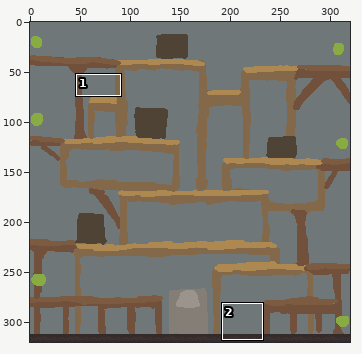
Sprite sheet, stored at machine/machine.png. Above: a wide view before the commit, with the close-up outlined.
Close-up. As it was:
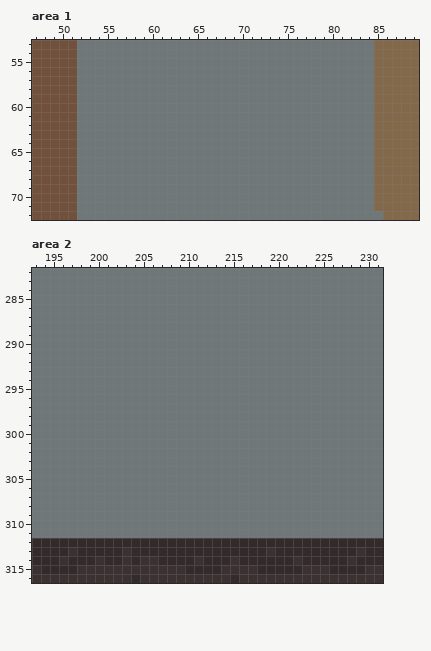
The file is 320x320 pixels. Shown: area 1: x 47..89, y 53..72; area 2: x 193..231, y 282..316. The commit also changed other parts of the picture, which this record leaves out.
Once edited:
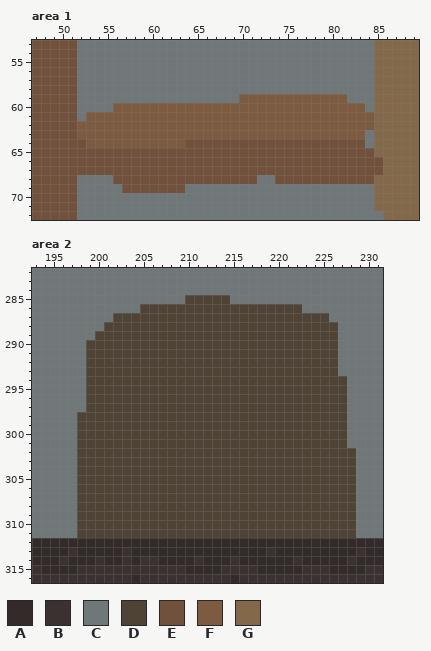
Palette (. is transparent): A #332a2a  B #3b3131  C #707778  D #4e4335  E #72513c  F #7c5b41  G #83684a
Difference:
Changed rows in their new state; - is an unchanged pixel.
Area 1:
first column x 52:
59 ------------------FFFFFFFFFFFF----
60 ----FFFFFFFFFFFFFFFFFFFFFFFFFFFF--
61 -FFFFFFFFFFFFFFFFFFFFFFFFFFFFFFFF-
62 FFFFFFFFFFFFFFFFFFFFFFFFFFFFFFFFF-
63 FFFFFFFFFFFFFFFFFFFFFFFFFFFFFFFF--
64 EFFFFFFFFFFFEEEEEEEEEEEEEEEEEEEE--
65 EEEEEEEEEEEEEEEEEEEEEEEEEEEEEEEEE-
66 EEEEEEEEEEEEEEEEEEEEEEEEEEEEEEEEEE
67 EEEEEEEEEEEEEEEEEEEEEEEEEEEEEEEEEE
68 ----EEEEEEEEEEEEEEEE--EEEEEEEEEEE-
69 -----EEEEEEE----------------------
Area 2:
first column x 198:
285 ------------DDDDD--------------
286 -------DDDDDDDDDDDDDDDDDD------
287 ----DDDDDDDDDDDDDDDDDDDDDDDD---
288 ---DDDDDDDDDDDDDDDDDDDDDDDDDD--
289 --DDDDDDDDDDDDDDDDDDDDDDDDDDD--
290 -DDDDDDDDDDDDDDDDDDDDDDDDDDDD--
291 -DDDDDDDDDDDDDDDDDDDDDDDDDDDD--
292 -DDDDDDDDDDDDDDDDDDDDDDDDDDDD--
293 -DDDDDDDDDDDDDDDDDDDDDDDDDDDD--
294 -DDDDDDDDDDDDDDDDDDDDDDDDDDDDD-
295 -DDDDDDDDDDDDDDDDDDDDDDDDDDDDD-
296 -DDDDDDDDDDDDDDDDDDDDDDDDDDDDD-
297 -DDDDDDDDDDDDDDDDDDDDDDDDDDDDD-
298 DDDDDDDDDDDDDDDDDDDDDDDDDDDDDD-
299 DDDDDDDDDDDDDDDDDDDDDDDDDDDDDD-
300 DDDDDDDDDDDDDDDDDDDDDDDDDDDDDD-
301 DDDDDDDDDDDDDDDDDDDDDDDDDDDDDD-
302 DDDDDDDDDDDDDDDDDDDDDDDDDDDDDDD
303 DDDDDDDDDDDDDDDDDDDDDDDDDDDDDDD
304 DDDDDDDDDDDDDDDDDDDDDDDDDDDDDDD
305 DDDDDDDDDDDDDDDDDDDDDDDDDDDDDDD
306 DDDDDDDDDDDDDDDDDDDDDDDDDDDDDDD
307 DDDDDDDDDDDDDDDDDDDDDDDDDDDDDDD
308 DDDDDDDDDDDDDDDDDDDDDDDDDDDDDDD
309 DDDDDDDDDDDDDDDDDDDDDDDDDDDDDDD
310 DDDDDDDDDDDDDDDDDDDDDDDDDDDDDDD
311 DDDDDDDDDDDDDDDDDDDDDDDDDDDDDDD
